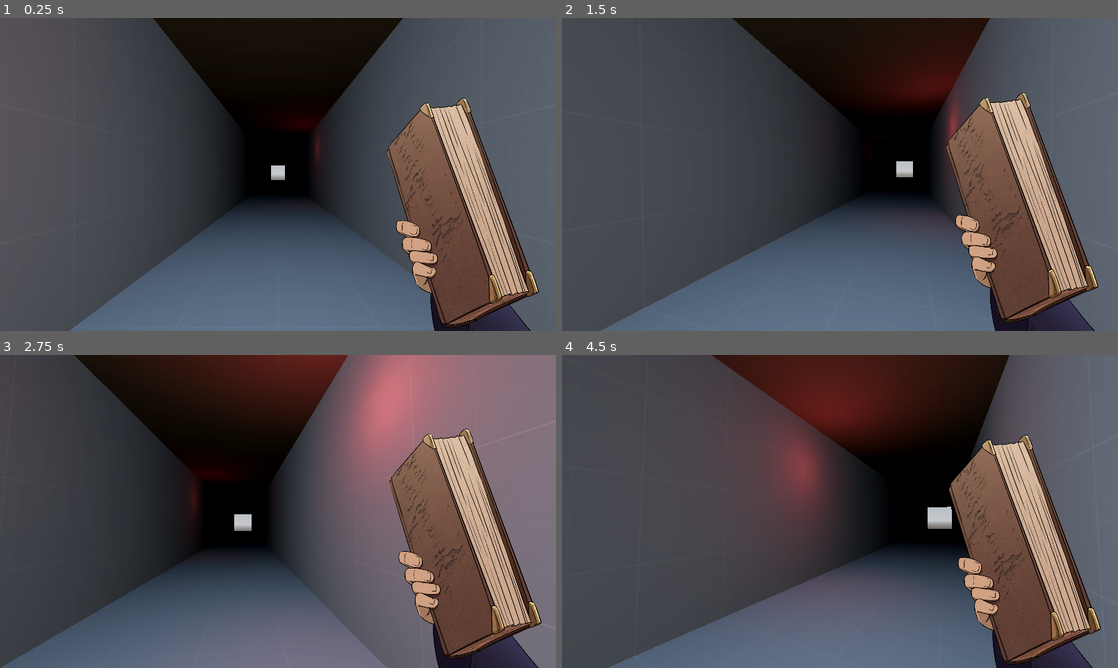
Above: before the commit, frames 1-4 (two rows, left to right).
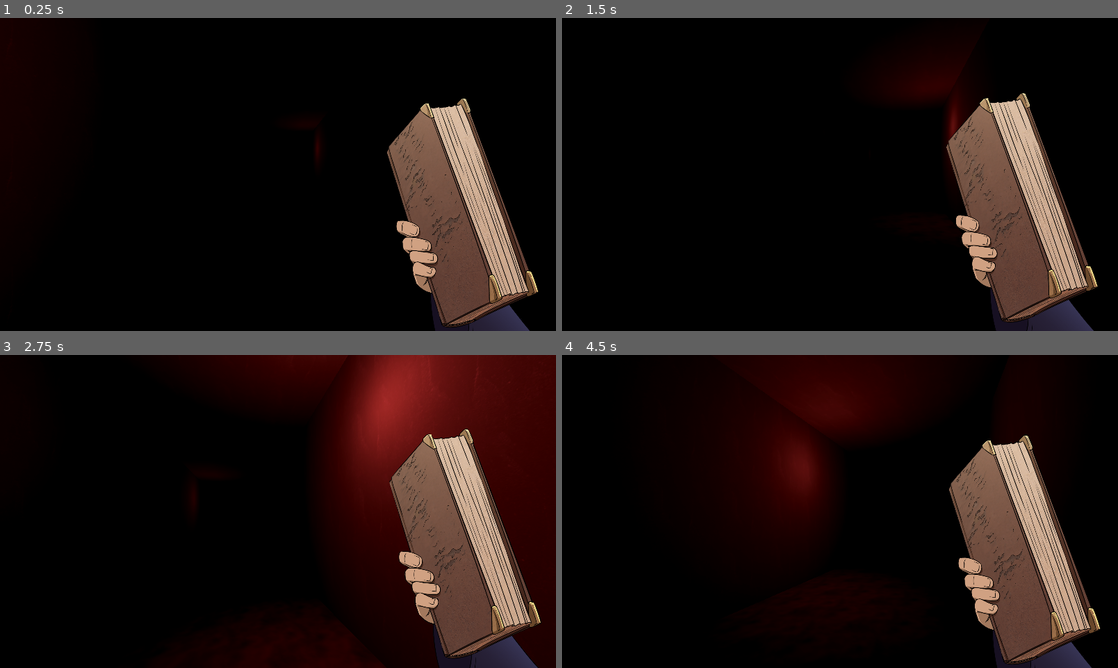
Above: after the commit, the same moments.

Repository: Bigaston/LDJam55
Game: Godot game, scene res://scenes/main.tscn
The game is run twice, just before and just after one commit, with the same random seed, the same clock (stepped at 60 frames per second) and the same inputs.
Inputs (mouse positions are in pixels of both pictures, inside the frame that each line leads up to):
- Up to frame 1 (0.25 s): no input
- Up to frame 2 (1.5 s): tap Enter at 0.5 s; move the mouse to (867, 174) at 0.52 s; hold W (move_forward) from 0.53 s (still down); tap Space (use_spell) at 0.6, 1.35 s; move the mouse to (812, 174) at 1.27 s
- Up to frame 3 (2.75 s): keep holding W (move_forward); move the mouse to (289, 505) at 2.02 s; tap Space (use_spell) at 2.1 s
- Up to frame 4 (4.5 s): keep holding W (move_forward); move the mouse to (834, 517) at 2.77 s; tap Space (use_spell) at 2.85, 3.6, 4.35 s; move the mouse to (878, 514) at 3.52 s; move the mouse to (795, 508) at 4.27 s

The runs differ from the first frame. In frame 1, 73% of the frame differs, in the area x 0-100%, y 0-100%; in frame 2, 76%; in frame 3, 77%; in frame 4, 79%.

Commit message:
Ajout wall et tout

Diff:
--- a/objects/terrain.tscn
+++ b/objects/terrain.tscn
@@ -1,6 +1,8 @@
-[gd_scene load_steps=8 format=3 uid="uid://dig1yvww3j8q6"]
+[gd_scene load_steps=10 format=3 uid="uid://dig1yvww3j8q6"]
 
 [ext_resource type="Material" uid="uid://duba4yd4ge04h" path="res://resources/materials/proto_material.tres" id="1_dcdxs"]
+[ext_resource type="Material" uid="uid://bim3fsnh4dmbq" path="res://resources/materials/ground_material.tres" id="1_o827a"]
+[ext_resource type="Material" uid="uid://bkri1w7v87df7" path="res://resources/materials/wall_material.tres" id="3_7vl5b"]
 
 [sub_resource type="PlaneMesh" id="PlaneMesh_jjsdw"]
 material = ExtResource("1_dcdxs")
@@ -27,6 +29,7 @@
 [node name="Terrain" type="Node3D"]
 
 [node name="Ground" type="MeshInstance3D" parent="."]
+material_override = ExtResource("1_o827a")
 mesh = SubResource("PlaneMesh_jjsdw")
 
 [node name="GroundCollision" type="StaticBody3D" parent="Ground"]
@@ -37,6 +40,7 @@
 
 [node name="WallLeft" type="MeshInstance3D" parent="."]
 transform = Transform3D(-4.37114e-08, 0, 1, 0, 1, 0, -1, 0, -4.37114e-08, -2, 2, 0)
+material_override = ExtResource("3_7vl5b")
 mesh = SubResource("QuadMesh_shiqx")
 
 [node name="StaticBody3D" type="StaticBody3D" parent="WallLeft"]
@@ -47,6 +51,7 @@
 
 [node name="WallRight" type="MeshInstance3D" parent="."]
 transform = Transform3D(-4.37114e-08, 0, -1, 0, 1, 0, 1, 0, -4.37114e-08, 2, 2, 0)
+material_override = ExtResource("3_7vl5b")
 mesh = SubResource("QuadMesh_sdrxf")
 skeleton = NodePath("../WallLeft")
 
@@ -58,6 +63,7 @@
 
 [node name="Ceil" type="MeshInstance3D" parent="."]
 transform = Transform3D(1, 0, 0, 0, -1, 8.74228e-08, 0, -8.74228e-08, -1, 0, 4, 0)
+material_override = ExtResource("3_7vl5b")
 mesh = SubResource("PlaneMesh_tolos")
 
 [node name="OmniLight3D" type="OmniLight3D" parent="."]
--- /dev/null
+++ b/resources/materials/ground_material.tres
@@ -0,0 +1,7 @@
+[gd_resource type="StandardMaterial3D" load_steps=2 format=3 uid="uid://bim3fsnh4dmbq"]
+
+[ext_resource type="Texture2D" uid="uid://6kr1cyv3ecbw" path="res://resources/textures/walls/textureGround1.png" id="1_mwi60"]
+
+[resource]
+albedo_texture = ExtResource("1_mwi60")
+uv1_triplanar = true
--- /dev/null
+++ b/resources/materials/wall_material.tres
@@ -0,0 +1,7 @@
+[gd_resource type="StandardMaterial3D" load_steps=2 format=3 uid="uid://bkri1w7v87df7"]
+
+[ext_resource type="Texture2D" uid="uid://btw614aadlkms" path="res://resources/textures/walls/textureWalls1.png" id="1_llhvs"]
+
+[resource]
+albedo_texture = ExtResource("1_llhvs")
+uv1_triplanar = true
--- a/scenes/game/level.tscn
+++ b/scenes/game/level.tscn
@@ -1,9 +1,11 @@
-[gd_scene load_steps=33 format=3 uid="uid://c68seuu055u1q"]
+[gd_scene load_steps=35 format=3 uid="uid://c68seuu055u1q"]
 
 [ext_resource type="Script" path="res://scenes/game/level.gd" id="1_81kyg"]
 [ext_resource type="PackedScene" uid="uid://dig1yvww3j8q6" path="res://objects/terrain.tscn" id="1_p3bju"]
 [ext_resource type="Script" path="res://scripts/scenes/TerrainContainer.gd" id="3_jbmto"]
+[ext_resource type="Material" uid="uid://bim3fsnh4dmbq" path="res://resources/materials/ground_material.tres" id="4_ytkoa"]
 [ext_resource type="Script" path="res://scripts/scenes/Intro.gd" id="5_1ci52"]
+[ext_resource type="Material" uid="uid://bkri1w7v87df7" path="res://resources/materials/wall_material.tres" id="5_67wri"]
 [ext_resource type="FontFile" uid="uid://cuy7ri4b1ts8c" path="res://resources/fonts/More 15.ttf" id="5_fp4o2"]
 [ext_resource type="Material" uid="uid://duba4yd4ge04h" path="res://resources/materials/proto_material.tres" id="5_ygx1m"]
 [ext_resource type="PackedScene" uid="uid://dodkpy17ylwib" path="res://objects/Monster.tscn" id="6_royi3"]
@@ -16,16 +18,18 @@
 [ext_resource type="AudioStream" uid="uid://cycrlf4ucs1r2" path="res://resources/audio/sources/ambiances/AMB_Monk.wav" id="14_3phl1"]
 [ext_resource type="AudioStream" uid="uid://dbu2ocmporckp" path="res://resources/audio/sources/ambiances/AMB_Tortured_Souls.wav" id="15_oyd5i"]
 
-[sub_resource type="ProceduralSkyMaterial" id="ProceduralSkyMaterial_8anhs"]
-sky_horizon_color = Color(0.64625, 0.65575, 0.67075, 1)
-ground_horizon_color = Color(0.64625, 0.65575, 0.67075, 1)
-
-[sub_resource type="Sky" id="Sky_4go48"]
-sky_material = SubResource("ProceduralSkyMaterial_8anhs")
+[sub_resource type="ProceduralSkyMaterial" id="ProceduralSkyMaterial_1a5rv"]
+sky_top_color = Color(0, 0, 0, 1)
+sky_horizon_color = Color(0, 0, 0, 1)
+ground_bottom_color = Color(0, 0, 0, 1)
+ground_horizon_color = Color(0, 0, 0, 1)
+
+[sub_resource type="Sky" id="Sky_telae"]
+sky_material = SubResource("ProceduralSkyMaterial_1a5rv")
 
 [sub_resource type="Environment" id="Environment_q02r5"]
 background_mode = 2
-sky = SubResource("Sky_4go48")
+sky = SubResource("Sky_telae")
 tonemap_mode = 2
 glow_enabled = true
 fog_enabled = true
@@ -33,7 +37,7 @@
 fog_density = 0.3
 
 [sub_resource type="PlaneMesh" id="PlaneMesh_8d5ip"]
-material = ExtResource("5_ygx1m")
+material = ExtResource("4_ytkoa")
 size = Vector2(10, 10)
 
 [sub_resource type="BoxShape3D" id="BoxShape3D_f41b2"]
@@ -324,6 +328,7 @@
 
 [node name="Wall" type="MeshInstance3D" parent="StartRoom"]
 transform = Transform3D(-4.37114e-08, 0, 1, 0, 1, 0, -1, 0, -4.37114e-08, -5, 2, 5)
+material_override = ExtResource("5_67wri")
 mesh = SubResource("QuadMesh_jtkfp")
 
 [node name="StaticBody3D" type="StaticBody3D" parent="StartRoom/Wall"]
@@ -334,6 +339,7 @@
 
 [node name="Wall2" type="MeshInstance3D" parent="StartRoom"]
 transform = Transform3D(-4.37114e-08, 0, -1, 0, 1, 0, 1, 0, -4.37114e-08, 5, 2, 5)
+material_override = ExtResource("5_67wri")
 mesh = SubResource("QuadMesh_jtkfp")
 
 [node name="StaticBody3D" type="StaticBody3D" parent="StartRoom/Wall2"]
@@ -344,6 +350,7 @@
 
 [node name="Wall3" type="MeshInstance3D" parent="StartRoom"]
 transform = Transform3D(-1, 0, -8.74228e-08, 0, 1, 0, 8.74228e-08, 0, -1, 0, 2, 10)
+material_override = ExtResource("5_67wri")
 mesh = SubResource("QuadMesh_jtkfp")
 
 [node name="StaticBody3D" type="StaticBody3D" parent="StartRoom/Wall3"]
@@ -354,10 +361,12 @@
 
 [node name="Ceil" type="MeshInstance3D" parent="StartRoom"]
 transform = Transform3D(1, 0, 0, 0, -1, 8.74228e-08, 0, -8.74228e-08, -1, 0, 4, 5)
+material_override = ExtResource("5_67wri")
 mesh = SubResource("PlaneMesh_m7mri")
 
 [node name="MiniWall" type="MeshInstance3D" parent="StartRoom"]
 transform = Transform3D(1, 0, 0, 0, 1, 0, 0, 0, 1, -3.5, 2, 0)
+material_override = ExtResource("5_67wri")
 mesh = SubResource("QuadMesh_3ucmu")
 
 [node name="StaticBody3D" type="StaticBody3D" parent="StartRoom/MiniWall"]
@@ -368,6 +377,7 @@
 
 [node name="MiniWall2" type="MeshInstance3D" parent="StartRoom"]
 transform = Transform3D(1, 0, 0, 0, 1, 0, 0, 0, 1, 3.5, 2, 0)
+material_override = ExtResource("5_67wri")
 mesh = SubResource("QuadMesh_3ucmu")
 
 [node name="StaticBody3D" type="StaticBody3D" parent="StartRoom/MiniWall2"]
Not shown, changed: resources/fonts/KHScala.otf.import
Not shown, changed: resources/fonts/More 15.ttf.import
Binary file added: resources/textures/walls/textureGround1.png
Not shown, added: resources/textures/walls/textureGround1.png.import
Binary file added: resources/textures/walls/textureWalls1.png
Not shown, added: resources/textures/walls/textureWalls1.png.import
